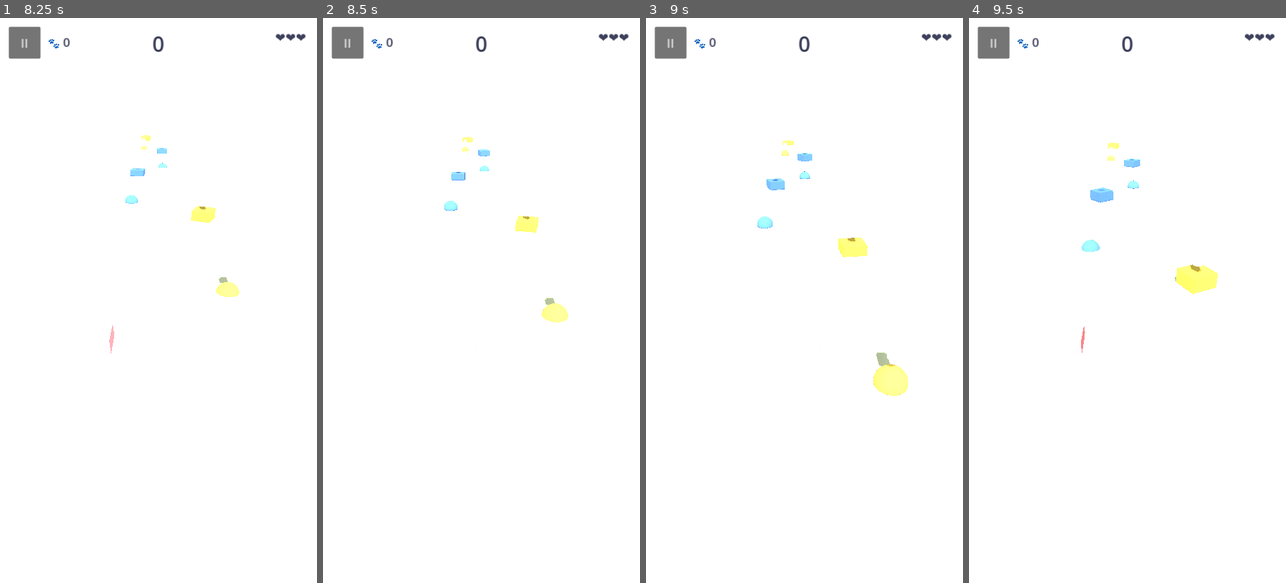
Above: before the commit, frames 1-4 (left to right).
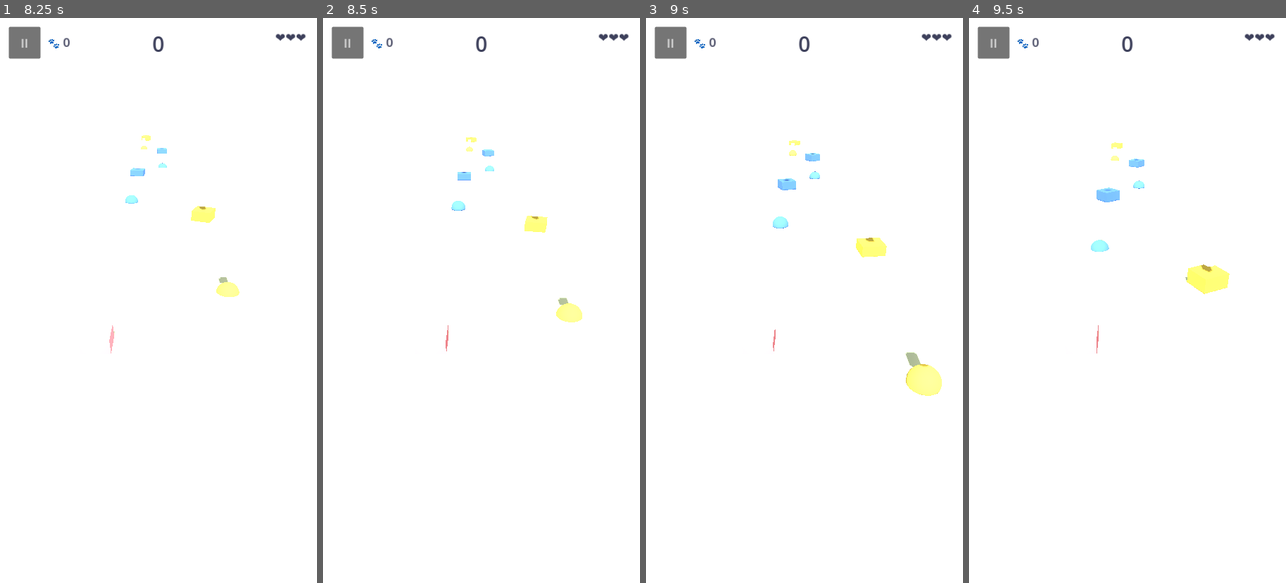
Above: after the commit, the same moments.

Repository: Wrexist/Runner
Game: Godot game, scene res://scenes/Main.tscn
The game is run twice, just before and just after one commit, with the same random seed, the same clock (stepped at 60 frames per second) and the same inputs.
Inputs (mouse positions are in pixels of both pictures, inside the frame that each line leads up to):
- Up to frame 1 (8.25 s): click "Play" at 0.5 s; click "Let's go!" at 1.25 s; click "II" at 2 s; click "Resume" at 2.75 s; tap Enter at 3.5, 5 s; move the mouse to (228, 272) at 3.52 s; hold Right 3.53-4.25 s; click (228, 272) at 3.67 s; tap Space at 4.25, 5.75 s; drag from (95, 328) to (142, 413) at 4.27 s; move the mouse to (190, 176) at 5.02 s; hold Right 5.03-5.75 s; drag from (142, 413) to (63, 215) at 5.77 s; move the mouse to (253, 385) at 6.52 s; hold Left 6.53-7.25 s; drag from (63, 215) to (110, 159) at 7.27 s; move the mouse to (174, 300) at 8.02 s; hold Left from 8.03 s (still down); click (174, 300) at 8.17 s
- Up to frame 2 (8.5 s): keep holding Left
- Up to frame 3 (9 s): release Left at 8.75 s; drag from (756, 159) to (741, 328) at 8.77 s
- Up to frame 4 (9.5 s): no input

Frame 1 is identical in both runs. In frame 2, 0.8% of the frame differs, in the area x 38-82%, y 21-59%; in frame 3, 2.1%, in the area x 35-94%, y 21-67%; in frame 4, 0.8%.

Commit message:
feat(input): data-driven swipe threshold + tap dead-zone
- Player reads swipe_threshold_px and tap_dead_zone_frac from the theme
  instead of a hardcoded 40px constant; a near-center tap inside the dead
  zone no longer jerks the player into a lane they didn't mean to pick.
- Adds the input-feel data block to all 3 themes in parity (swipe/dead-zone
  plus lane_change_cooldown, carry_glow, carry_badge_scale, haptic_ms used
  by the next few commits), tuned per theme (space snappier, ocean calmest).
- EXTENDED_KEYS + test cover the new tunables.

https://claude.ai/code/session_01S1TBhfiopKfM158sZ5HFvQ

Diff:
--- a/core/Player.gd
+++ b/core/Player.gd
@@ -16,7 +16,8 @@
 var _swiping: bool = false
 var _swiped_this_touch: bool = false
 var _lean_tween: Tween                  # active lean; killed before a new one starts
-const SWIPE_THRESHOLD := 40.0          # pixels before a drag counts as a swipe
+var _swipe_threshold: float = 40.0      # px before a drag counts as a swipe (themed)
+var _tap_dead_zone_frac: float = 0.12   # ignore taps within this frac of center
 
 ## The theme's player model, if one is present (else we keep the placeholder box
 ## and tint it by the carried color). Loaded fail-soft via ThemeModels.
@@ -31,6 +32,8 @@
 	lanes_count = int(ThemeManager.get_val("lanes", 3))
 	lane_width = float(ThemeManager.get_val("lane_width", 2.0))
 	move_speed = float(ThemeManager.get_val("move_speed", 12.0))   # lane-slide feel
+	_swipe_threshold = float(ThemeManager.get_val("swipe_threshold_px", 40.0))
+	_tap_dead_zone_frac = float(ThemeManager.get_val("tap_dead_zone_frac", 0.12))
 	current_lane = lanes_count / 2       # integer center lane
 	_target_x = _lane_to_x(current_lane)
 	position.x = _target_x
@@ -107,15 +110,18 @@
 			_swiped_this_touch = false
 		else:
 			# A tap (no swipe) moves toward the side of the screen tapped — the
-			# most forgiving control for tiny, imprecise hands.
+			# most forgiving control for tiny, imprecise hands. A small dead zone
+			# around center ignores accidental near-center taps.
 			if not _swiped_this_touch:
 				var half := get_viewport().get_visible_rect().size.x * 0.5
-				move_lane(1 if touch.position.x >= half else -1)
+				var off := touch.position.x - half
+				if absf(off) >= half * _tap_dead_zone_frac:
+					move_lane(1 if off > 0.0 else -1)
 			_swiping = false
 	elif event is InputEventScreenDrag and _swiping and not _swiped_this_touch:
 		var drag := event as InputEventScreenDrag
 		var dx := drag.position.x - _swipe_start_x
-		if absf(dx) >= SWIPE_THRESHOLD:
+		if absf(dx) >= _swipe_threshold:
 			move_lane(1 if dx > 0.0 else -1)
 			_swiped_this_touch = true   # one lane per swipe; release to move again
 
--- a/tests/Tests.gd
+++ b/tests/Tests.gd
@@ -11,7 +11,11 @@
 ## (so they're NOT in the strict required-key block), but must stay in PARITY:
 ## present in every theme.json or none. Each feature commit appends its key here.
 ## Dotted paths (e.g. "audio.menu_music") are supported.
-const EXTENDED_KEYS: Array[String] = []
+const EXTENDED_KEYS: Array[String] = [
+	# W-A game feel & input
+	"swipe_threshold_px", "tap_dead_zone_frac", "lane_change_cooldown",
+	"carry_glow", "carry_badge_scale", "haptic_ms",
+]
 
 func _ready() -> void:
 	_run_all()
@@ -54,6 +58,7 @@
 	_test_celebration_signals()
 	_test_run_stats()
 	_test_end_run_records_stats()
+	_test_player_input_tunables()
 
 func _test_theme() -> void:
 	_check("theme loaded (lanes present)", ThemeManager.get_val("lanes", -1) != -1)
@@ -537,3 +542,14 @@
 	_check("stats: end_run records most_rescues_in_run", SaveManager.most_rescues_in_run >= 3)
 	_check("stats: end_run records best_streak", SaveManager.best_streak >= 3)
 	GameCore.go_to_menu()
+
+## Input tunables come from theme data, not hardcoded constants.
+func _test_player_input_tunables() -> void:
+	ThemeManager.load_theme("forest")
+	var p = preload("res://scenes/Player.tscn").instantiate()
+	add_child(p)
+	_check("input: swipe threshold read from theme",
+		p._swipe_threshold == float(ThemeManager.get_val("swipe_threshold_px", 40.0)))
+	_check("input: tap dead-zone read from theme",
+		p._tap_dead_zone_frac == float(ThemeManager.get_val("tap_dead_zone_frac", 0.12)))
+	p.free()
--- a/themes/forest/theme.json
+++ b/themes/forest/theme.json
@@ -10,6 +10,12 @@
   "lanes": 3,
   "lane_width": 2.0,
   "move_speed": 12.0,
+  "swipe_threshold_px": 40,
+  "tap_dead_zone_frac": 0.12,
+  "lane_change_cooldown": 0.0,
+  "carry_glow": 1.4,
+  "carry_badge_scale": 1.0,
+  "haptic_ms": {"light": 12, "rescue": 25},
   "scroll_speed_start": 8.0,
   "scroll_speed_max": 18.0,
   "speed_ramp_per_second": 0.15,
--- a/themes/ocean/theme.json
+++ b/themes/ocean/theme.json
@@ -10,6 +10,12 @@
   "lanes": 3,
   "lane_width": 2.0,
   "move_speed": 12.0,
+  "swipe_threshold_px": 42,
+  "tap_dead_zone_frac": 0.12,
+  "lane_change_cooldown": 0.0,
+  "carry_glow": 1.3,
+  "carry_badge_scale": 1.0,
+  "haptic_ms": {"light": 10, "rescue": 22},
   "scroll_speed_start": 8.0,
   "scroll_speed_max": 17.0,
   "speed_ramp_per_second": 0.13,
--- a/themes/space/theme.json
+++ b/themes/space/theme.json
@@ -10,6 +10,12 @@
   "lanes": 3,
   "lane_width": 2.2,
   "move_speed": 13.0,
+  "swipe_threshold_px": 38,
+  "tap_dead_zone_frac": 0.10,
+  "lane_change_cooldown": 0.05,
+  "carry_glow": 1.7,
+  "carry_badge_scale": 1.1,
+  "haptic_ms": {"light": 14, "rescue": 28},
   "scroll_speed_start": 9.0,
   "scroll_speed_max": 20.0,
   "speed_ramp_per_second": 0.18,
